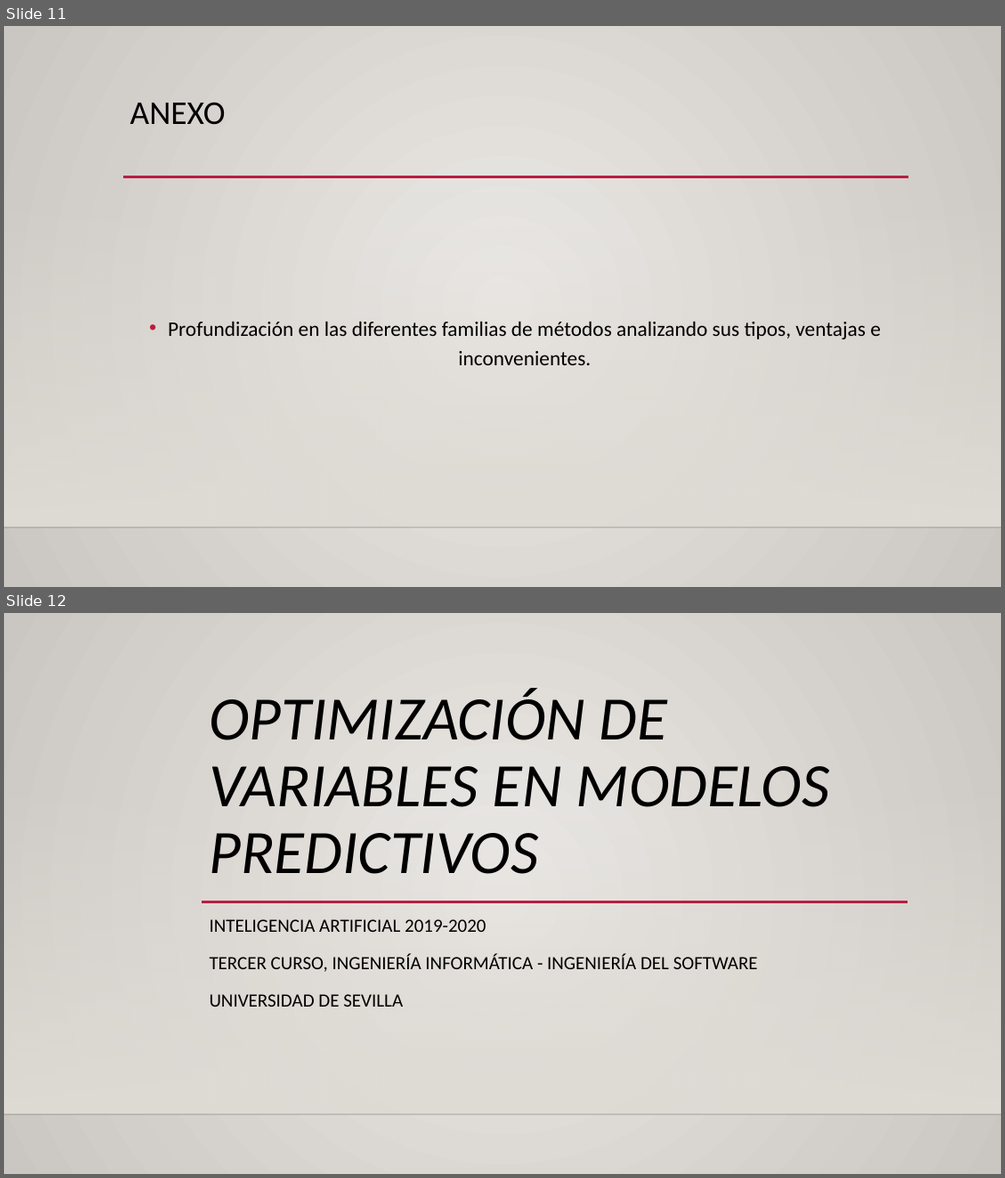
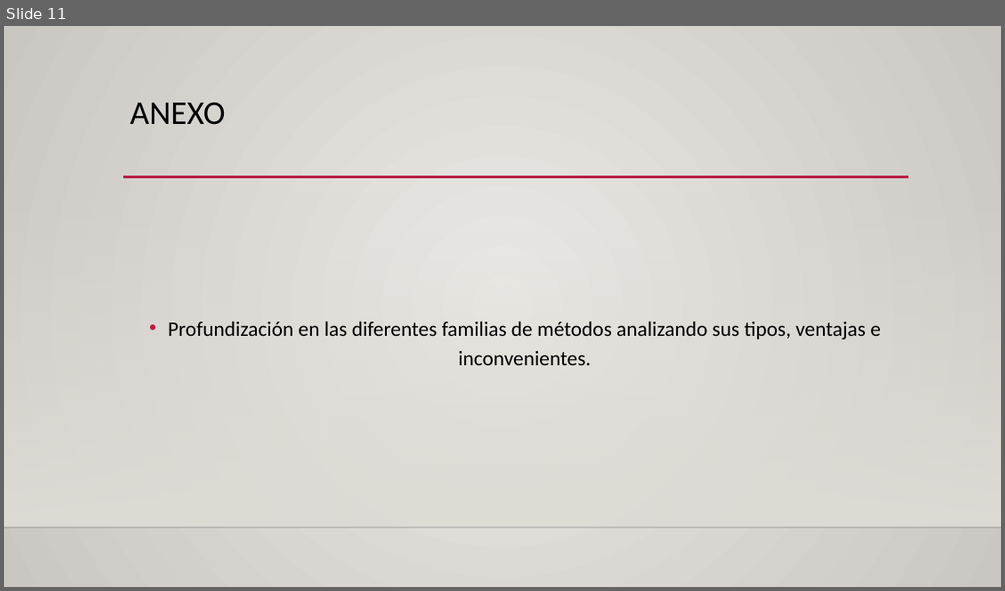
Before and after one commit to edubotdom/feature-selection, a slide deck: Optimización de variables en modelos predictivos.pptx. Shown one above the other, each under a label of ours: slides 11 and 12 before the commit, slide 11 after it. The pictures are 1005x1178 and 1005x591 pixels, drawn with LibreOffice and Linux fonts; fonts in the diff are those of the drawing; background and template pictures are left out. Boxes give left, top, right and bottom in pixels: in the first picture for what was removed or moved away, otherwise in the second. Text is boxed around its words. In the diff, an @@ line names an element or a change of style, - is before the commit and + after.

Commit message:
Actualizada presentación con notas adicionales

```diff
--- a/Optimización de variables en modelos predictivos.pptx
+++ b/Optimización de variables en modelos predictivos.pptx
@@ slide 12 removed at <box>4,613,1001,1174</box>, background gradient #ECEAE7 to #CAC7C1; not listed: 2 template elements that a slide beside it also shows @@
@@ title removed at <box>210,688,829,874</box> @@
-OPTIMIZACIÓN DE VARIABLES EN MODELOS PREDICTIVOS
@@ line removed from (202, 901) to (908, 901) @@
@@ subtitle removed at <box>210,919,758,1006</box> @@
-INTELIGENCIA ARTIFICIAL 2019-2020
-TERCER CURSO, INGENIERÍA INFORMÁTICA - INGENIERÍA DEL SOFTWARE
-UNIVERSIDAD DE SEVILLA
```
